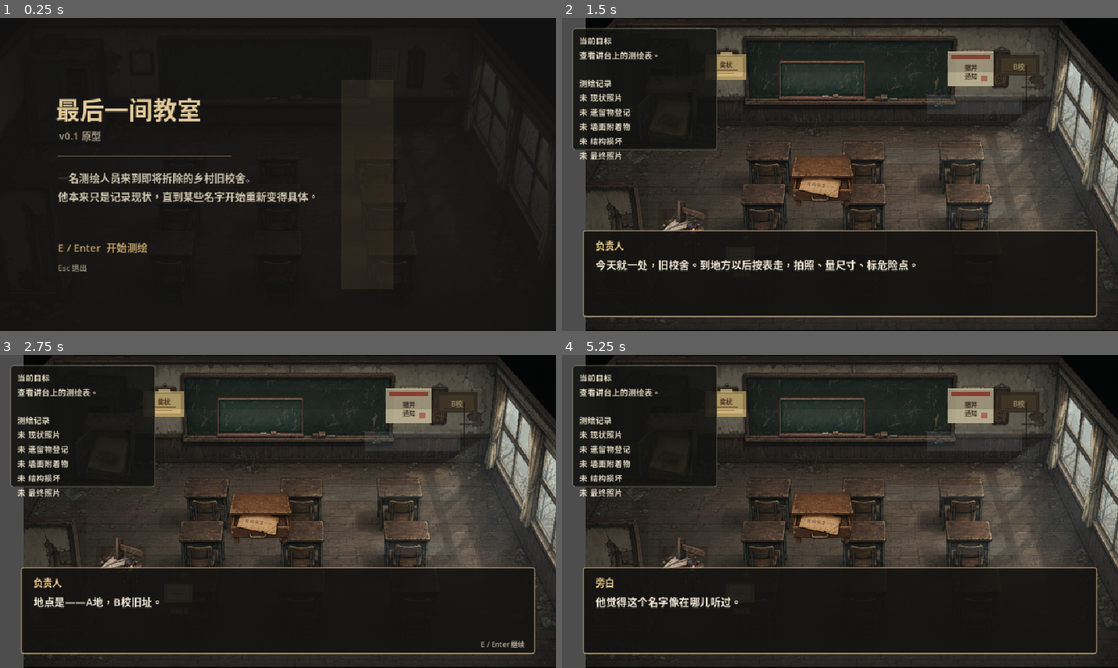
Above: before the commit, frames 1-4 (two rows, left to right).
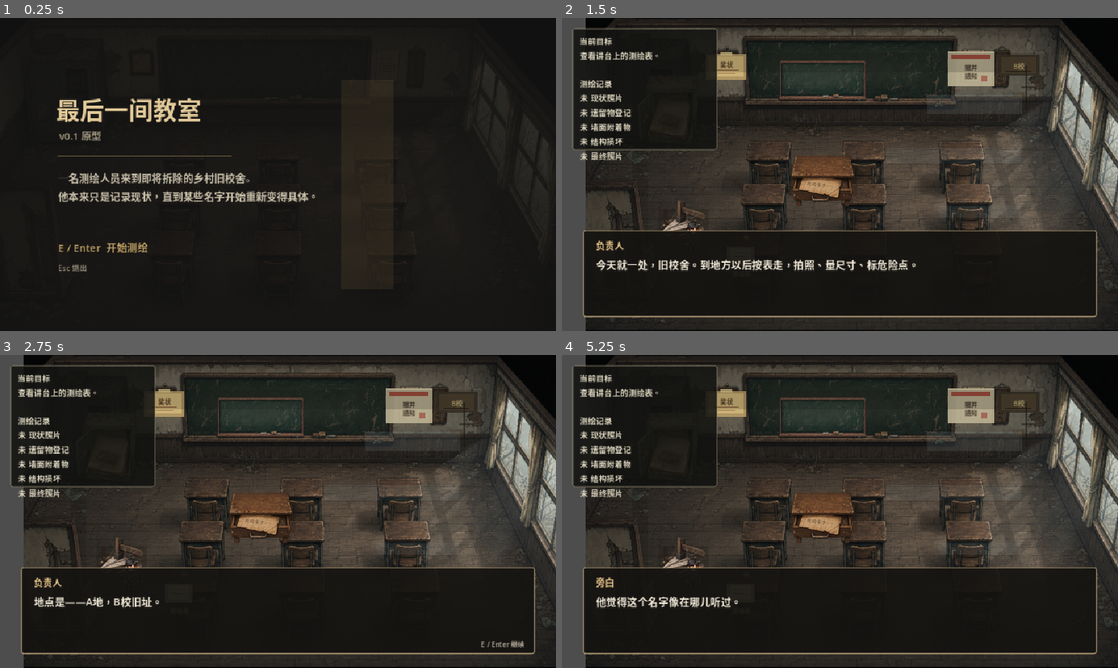
Above: after the commit, the same moments.

Repository: non-possession/RPGMaker2D
Game: Godot game, scene res://scenes/title_screen.tscn
Two runs of this game, one before a commit and one after it. Both use one fixed random seed, a clock stepped at 60 frames per second and the inputs below.
Inputs:
- Up to frame 1 (0.25 s): no input
- Up to frame 2 (1.5 s): hold Right (ui_right) 0.53-1.28 s; tap E (interact) at 0.6 s; hold Down (ui_down) from 1.28 s (still down); tap Tab at 1.35 s
- Up to frame 3 (2.75 s): tap Enter at 2 s; release Down (ui_down) at 2.03 s; hold Right (ui_right) from 2.03 s (still down); tap E (interact) at 2.1 s
- Up to frame 4 (5.25 s): tap Space at 2.75, 4.25 s; release Right (ui_right) at 2.78 s; hold Up (ui_up) 2.78-3.53 s; tap Tab at 2.85, 4.35 s; tap Enter at 3.5, 5 s; hold Left (ui_left) 3.53-5.03 s; tap E (interact) at 3.6, 5.1 s; hold Down (ui_down) from 5.03 s (still down)

The runs differ from the first frame. In frame 1, 1.0% of the frame differs, in the area x 10-57%, y 25-82%; in frame 2, 2.3%, in the area x 2-100%, y 3-96%; in frame 3, 2.0%; in frame 4, 2.1%.

Commit message:
Stabilize v0.2 player motion

Diff:
--- a/project.godot
+++ b/project.godot
@@ -34,6 +34,8 @@
 
 [rendering]
 
+2d/snap/snap_2d_transforms_to_pixel=true
+2d/snap/snap_2d_vertices_to_pixel=true
 renderer/rendering_method="gl_compatibility"
 renderer/rendering_method.mobile="gl_compatibility"
 textures/vram_compression/import_etc2_astc=true
--- a/scripts/player.gd
+++ b/scripts/player.gd
@@ -1,12 +1,15 @@
 extends CharacterBody2D
 
 const PLAYER_SHEET_PATH := "res://assets/sprites/characters/ch01_surveyor_player_sheet.png"
+const PLAYER_SHEET_V02_PATH := "res://assets/sprites/characters/ch01_surveyor_player_sheet_v02.png"
 const TARGET_VISUAL_HEIGHT := 56.0
-const GENERATED_VISIBLE_HEIGHT := 54.0
-const GENERATED_VISIBLE_BOTTOM_Y := 59.0
+const GENERATED_VISIBLE_HEIGHT := 56.0
+const GENERATED_VISIBLE_BOTTOM_Y := 61.0
 const GENERATED_VISIBLE_CENTER_X := 24.0
+const WALK_ANIMATION_FPS := 5.0
+const WALK_FRAME_SEQUENCE := [0, 1, 0, 2]
 
-@export var speed := 110.0
+@export var speed := 120.0
 @export var generated_sprite_hframes := 3
 @export var generated_sprite_vframes := 4
 
@@ -30,6 +33,7 @@
 	var direction := _movement_vector()
 	velocity = direction * speed
 	move_and_slide()
+	global_position = global_position.round()
 	_update_visuals(_delta, direction)
 
 func set_input_locked(locked: bool) -> void:
@@ -44,7 +48,7 @@
 func _update_visuals(delta: float, direction: Vector2) -> void:
 	var moving := direction.length() > 0.05
 	if moving:
-		walk_time += delta * 9.0
+		walk_time += delta
 		last_direction = direction
 	else:
 		walk_time = lerpf(walk_time, 0.0, min(delta * 12.0, 1.0))
@@ -62,15 +66,17 @@
 		scale.x = -1.0 if direction.x < -0.1 else 1.0
 
 func _try_use_generated_sprite() -> void:
-	if not ResourceLoader.exists(PLAYER_SHEET_PATH) and not FileAccess.file_exists(PLAYER_SHEET_PATH):
+	var sheet_path := PLAYER_SHEET_V02_PATH if ResourceLoader.exists(PLAYER_SHEET_V02_PATH) or FileAccess.file_exists(PLAYER_SHEET_V02_PATH) else PLAYER_SHEET_PATH
+	if not ResourceLoader.exists(sheet_path) and not FileAccess.file_exists(sheet_path):
 		return
-	var texture: Texture2D = load(PLAYER_SHEET_PATH)
+	var texture: Texture2D = load(sheet_path)
 	if texture == null:
 		return
 	using_generated_sprite = true
 	generated_sprite = Sprite2D.new()
 	generated_sprite.name = "GeneratedPlayerSprite"
 	generated_sprite.texture = texture
+	generated_sprite.texture_filter = CanvasItem.TEXTURE_FILTER_NEAREST
 	generated_sprite.hframes = generated_sprite_hframes
 	generated_sprite.vframes = generated_sprite_vframes
 	var frame_size := Vector2(
@@ -96,7 +102,8 @@
 	var row := _sprite_row_for_direction(last_direction)
 	var frame_col := 0
 	if moving:
-		frame_col = 1 + (int(floor(walk_time * 1.8)) % 2)
+		var sequence_index := int(floor(walk_time * WALK_ANIMATION_FPS)) % WALK_FRAME_SEQUENCE.size()
+		frame_col = WALK_FRAME_SEQUENCE[sequence_index]
 	generated_sprite.frame = row * generated_sprite_hframes + frame_col
 
 func _sprite_row_for_direction(direction: Vector2) -> int:
--- a/scripts/tools/asset_pipeline_smoke_test.gd
+++ b/scripts/tools/asset_pipeline_smoke_test.gd
@@ -34,13 +34,14 @@
 		"res://assets/sprites/classroom/obj02_blackboard_state_photo.png",
 		"res://assets/sprites/classroom/obj02_blackboard_state_final.png",
 		"res://assets/sprites/characters/ch01_surveyor_player_sheet.png",
+		"res://assets/sprites/characters/ch01_surveyor_player_sheet_v02.png",
 		"res://assets/sprites/objects/obj05_paper_plane_broken_pencil.png",
 		"res://assets/sprites/objects/obj06_archive_father_record.png",
 		"res://assets/sprites/objects/obj08_essay_fragment.png",
 	]:
 		_assert(FileAccess.file_exists(path), "%s runtime asset exists" % path)
 	var index_text := FileAccess.get_file_as_string("res://assets/ASSET_INDEX.md")
-	for token in ["BG01", "BG03", "OBJ02-A", "OBJ02-B", "OBJ02-C", "CH01", "OBJ05", "OBJ06", "OBJ08", "PORTRAIT-CONFIG", "AUDIO-PROC", "Player standing height", "Single desk", "Double desk"]:
+	for token in ["BG01", "BG03", "OBJ02-A", "OBJ02-B", "OBJ02-C", "CH01", "ch01_surveyor_player_sheet_v02.png", "OBJ05", "OBJ06", "OBJ08", "PORTRAIT-CONFIG", "AUDIO-PROC", "Player standing height", "Single desk", "Double desk"]:
 		_assert(index_text.contains(token), "asset index tracks %s" % token)
 	var pipeline_text := FileAccess.get_file_as_string("res://docs/design/asset-pipeline-v0.1.zh.md")
 	for token in ["data/portraits.gd", "assets/audio/source/", "scripts/tools/audio_safety_smoke_test.gd", "first_space_scale_smoke_test.gd", "player_motion_visual_smoke_test.gd", "56px", "72x42px", "112x44px", "80-96px"]:
--- /dev/null
+++ b/scripts/tools/capture_player_motion_frames.gd
@@ -0,0 +1,85 @@
+extends SceneTree
+
+const OUT_DIR := "res://docs/qa/screenshots/player_motion_v0_2"
+
+var failures: Array[String] = []
+
+func _initialize() -> void:
+	call_deferred("_run")
+
+func _run() -> void:
+	DisplayServer.window_set_mode(DisplayServer.WINDOW_MODE_WINDOWED)
+	DisplayServer.window_set_size(Vector2i(960, 540))
+	DirAccess.make_dir_recursive_absolute(ProjectSettings.globalize_path(OUT_DIR))
+	var main_scene: Node = load("res://scenes/main.tscn").instantiate()
+	main_scene.set_meta("skip_intro_for_qa", true)
+	root.add_child(main_scene)
+	await _wait_frames(12)
+	var player: Node = main_scene.get_node("Player")
+	var generated_sprite: Sprite2D = player.get_node_or_null("GeneratedPlayerSprite")
+	_assert(generated_sprite != null, "generated player sprite exists")
+	player.global_position = Vector2(438, 300)
+	player.set("input_locked", true)
+	player.set_physics_process(false)
+	if generated_sprite != null:
+		await _capture_pose(player, generated_sprite, "down_idle", 0, 0)
+		for i in range(8):
+			await _capture_pose(player, generated_sprite, "right_walk_%02d" % i, 2, 1 + (i % 2))
+		for i in range(8):
+			await _capture_pose(player, generated_sprite, "left_walk_%02d" % i, 1, 1 + (i % 2))
+		for i in range(8):
+			await _capture_pose(player, generated_sprite, "up_walk_%02d" % i, 3, 1 + (i % 2))
+		await _capture_motion(player, "right_motion", Vector2.RIGHT, 72)
+	main_scene.queue_free()
+	await _wait_frames(3)
+	if failures.is_empty():
+		print("PLAYER_MOTION_FRAME_CAPTURE_OK")
+		quit(0)
+	else:
+		for failure in failures:
+			push_error(failure)
+		quit(1)
+
+func _capture_pose(player: Node, generated_sprite: Sprite2D, filename: String, row: int, col: int) -> void:
+	generated_sprite.frame = row * generated_sprite.hframes + col
+	await _wait_frames(2)
+	await RenderingServer.frame_post_draw
+	await _save_viewport("%s.png" % filename)
+	print("%s frame=%s pos=%s scale=%s" % [filename, generated_sprite.frame, generated_sprite.position, generated_sprite.scale])
+
+func _capture_motion(player: Node, prefix: String, direction: Vector2, frame_count: int) -> void:
+	player.global_position = Vector2(360, 300)
+	var delta := 1.0 / 60.0
+	for i in range(frame_count):
+		player.global_position += direction * player.get("speed") * delta
+		player.global_position = player.global_position.round()
+		player.set("last_direction", direction)
+		player.set("walk_time", float(i) * delta)
+		player.call("_update_generated_sprite", true)
+		await _wait_frames(1)
+		await RenderingServer.frame_post_draw
+		await _save_viewport("%s_%02d.png" % [prefix, i])
+		var sprite: Sprite2D = player.get_node("GeneratedPlayerSprite")
+		print("%s_%02d global=%s frame=%s pos=%s scale=%s" % [prefix, i, player.global_position, sprite.frame, sprite.position, sprite.scale])
+
+func _save_viewport(filename: String) -> void:
+	var texture := root.get_viewport().get_texture()
+	if texture == null:
+		failures.append("viewport texture unavailable: %s" % filename)
+		return
+	var image := texture.get_image()
+	if image == null:
+		failures.append("viewport image unavailable: %s" % filename)
+		return
+	var output_path := "%s/%s" % [OUT_DIR, filename]
+	var err := image.save_png(output_path)
+	if err != OK:
+		failures.append("failed to save screenshot: %s" % output_path)
+
+func _wait_frames(count: int) -> void:
+	for _i in range(count):
+		await process_frame
+
+func _assert(condition: bool, message: String) -> void:
+	if not condition:
+		failures.append(message)
--- a/scripts/tools/display_config_smoke_test.gd
+++ b/scripts/tools/display_config_smoke_test.gd
@@ -11,6 +11,8 @@
 	_assert(ProjectSettings.get_setting("display/window/size/mode") == 3, "window starts fullscreen")
 	_assert(ProjectSettings.get_setting("display/window/stretch/mode") == "canvas_items", "stretch mode uses canvas_items")
 	_assert(ProjectSettings.get_setting("display/window/stretch/aspect") == "keep", "stretch aspect preserves 16:9")
+	_assert(ProjectSettings.get_setting("rendering/2d/snap/snap_2d_transforms_to_pixel") == true, "2D transforms snap to pixels")
+	_assert(ProjectSettings.get_setting("rendering/2d/snap/snap_2d_vertices_to_pixel") == true, "2D vertices snap to pixels")
 	if failures.is_empty():
 		print("DISPLAY_CONFIG_SMOKE_TEST_OK")
 		quit(0)
--- a/scripts/tools/first_space_scale_smoke_test.gd
+++ b/scripts/tools/first_space_scale_smoke_test.gd
@@ -22,8 +22,8 @@
 	if generated_sprite != null:
 		_assert(not generated_sprite.centered, "generated player sprite uses foot-pivot top-left drawing")
 		var visual_scale: float = float(generated_sprite.scale.y)
-		_assert(absf(54.0 * visual_scale - 56.0) < 0.01, "generated player visible pixels scale to 56px")
-		_assert(absf(generated_sprite.position.y + 59.0 * visual_scale) < 0.01, "generated player visible feet align to player origin")
+		_assert(absf(56.0 * visual_scale - 56.0) < 0.01, "generated player visible pixels scale to 56px")
+		_assert(absf(generated_sprite.position.y + 61.0 * visual_scale) < 0.01, "generated player visible feet align to player origin")
 		_assert(absf(generated_sprite.position.x + 24.0 * visual_scale) < 0.01, "generated player visible center aligns to player origin")
 	for name in [
 		"GeneratedBlackboardCollision",
--- a/scripts/tools/player_motion_visual_smoke_test.gd
+++ b/scripts/tools/player_motion_visual_smoke_test.gd
@@ -14,13 +14,29 @@
 	root.add_child(main_scene)
 	await _wait_frames(8)
 	var player: Node = main_scene.get_node("Player")
+	_assert(absf(float(player.get("speed")) - 120.0) < 0.01, "player speed uses 60fps-friendly integer pixel cadence")
 	var generated_sprite: Sprite2D = player.get_node_or_null("GeneratedPlayerSprite")
 	_assert(generated_sprite != null, "generated player sprite exists")
 	if generated_sprite != null:
 		var baseline_position := generated_sprite.position
 		var baseline_scale := generated_sprite.scale
 		var baseline_centered := generated_sprite.centered
+		_assert(generated_sprite.texture_filter == CanvasItem.TEXTURE_FILTER_NEAREST, "generated sprite uses nearest texture filtering")
 		var frame_metrics := []
+		var right_walk_frames := []
+		player.set("last_direction", Vector2.RIGHT)
+		for tick in range(48):
+			player.set("walk_time", float(tick) / 60.0)
+			player.call("_update_generated_sprite", true)
+			right_walk_frames.append(generated_sprite.frame)
+		_assert(right_walk_frames.count(6) > 0, "right walk sequence includes neutral frame")
+		_assert(right_walk_frames.count(7) > 0, "right walk sequence includes first step frame")
+		_assert(right_walk_frames.count(8) > 0, "right walk sequence includes second step frame")
+		var frame_changes := 0
+		for index in range(1, right_walk_frames.size()):
+			if right_walk_frames[index] != right_walk_frames[index - 1]:
+				frame_changes += 1
+		_assert(frame_changes <= 4, "right walk animation changes at a restrained cadence")
 		for direction in [Vector2.DOWN, Vector2.LEFT, Vector2.RIGHT, Vector2.UP]:
 			player.set("last_direction", direction)
 			for moving in [false, true]:
Binary file added: assets/sprites/characters/ch01_surveyor_player_sheet_v02.png
Not shown, added: assets/sprites/characters/ch01_surveyor_player_sheet_v02.png.import
Not shown, added: scripts/tools/capture_player_motion_frames.gd.uid
Not shown, changed: AGENTS.md
Not shown, changed: assets/ASSET_INDEX.md
Not shown, changed: docs/roadmap/v0.2-implementation-slices.zh.md
Not shown, added: scripts/tools/build_v02_player_sheet.py
